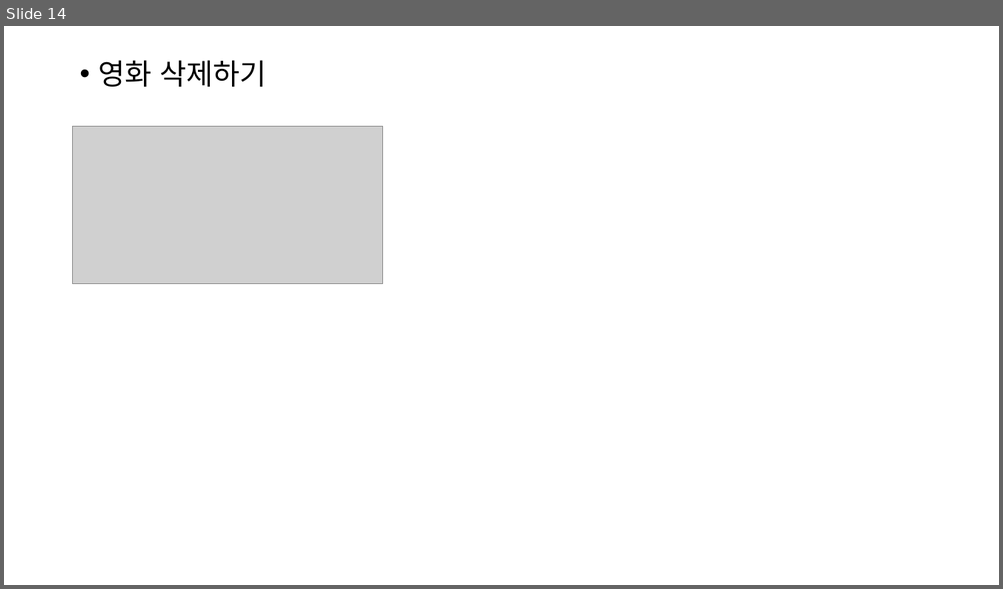
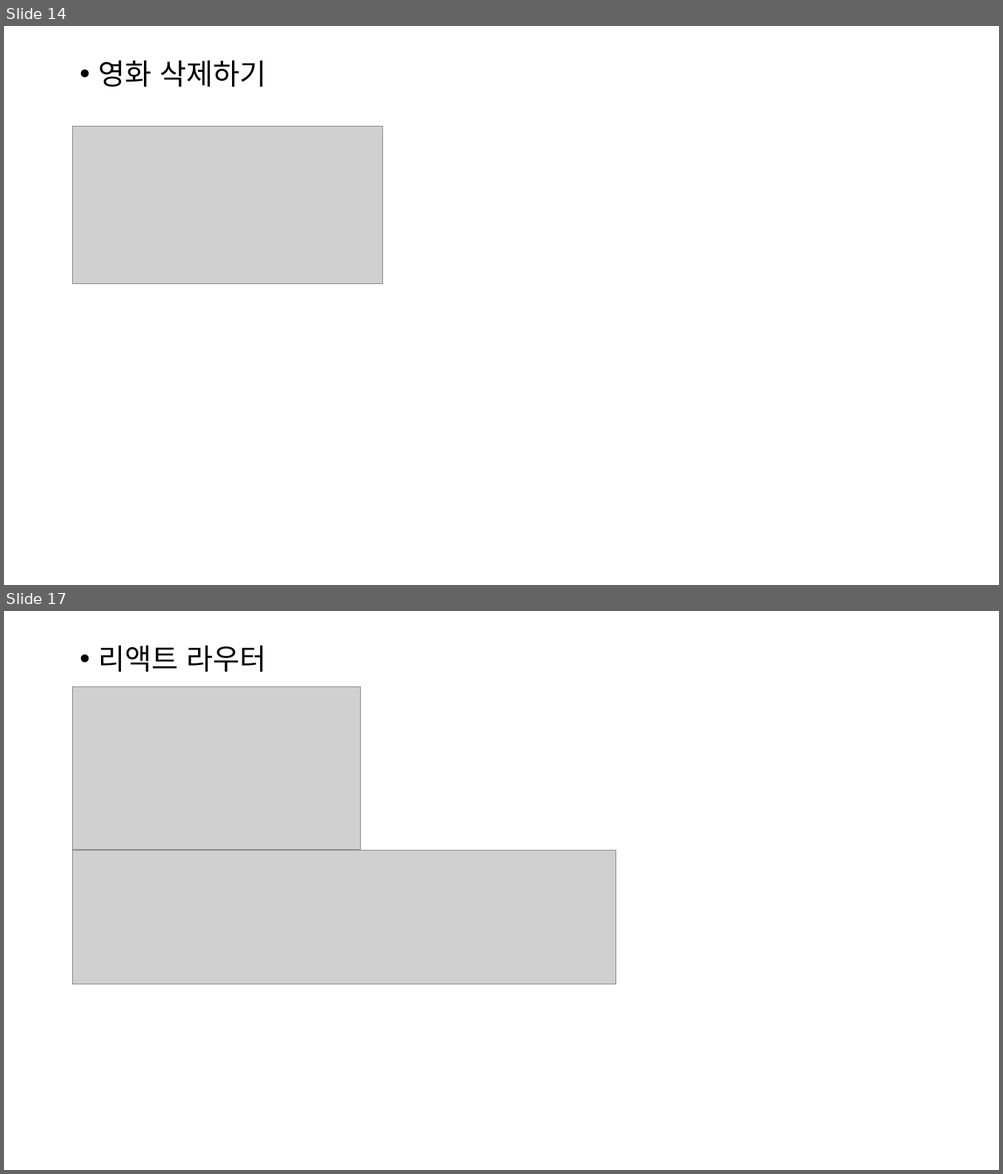
Before and after one commit to cscim918/react-basic, a slide deck: 리액트 공부.pptx. Shown one above the other, each under a label of ours: slide 14 before the commit, slides 14 and 17 after it; the slides between them are not shown. The pictures are 1003x589 and 1003x1174 pixels, drawn with LibreOffice and Linux fonts; fonts in the diff are those of the drawing; grey boxes stand for pictures. Boxes give left, top, right and bottom in pixels: in the first picture for what was removed or moved away, otherwise in the second. Text is boxed around its words. In the diff, an @@ line names an element or a change of style, - is before the commit and + after.

```diff
--- a/리액트 공부.pptx
+++ b/리액트 공부.pptx
@@ slide 17 added at (x1=4, y1=611, x2=999, y2=1170), background #FFFFFF @@
@@ text added at (x1=99, y1=645, x2=267, y2=672), 28 pt, text #000000 @@
+• 리액트 라우터
@@ picture added at (x1=73, y1=687, x2=361, y2=851) @@
@@ picture added at (x1=73, y1=850, x2=616, y2=984) @@
```
Also in this commit, not shown: 6 other slides added, 3 slides removed, 9 other files.
